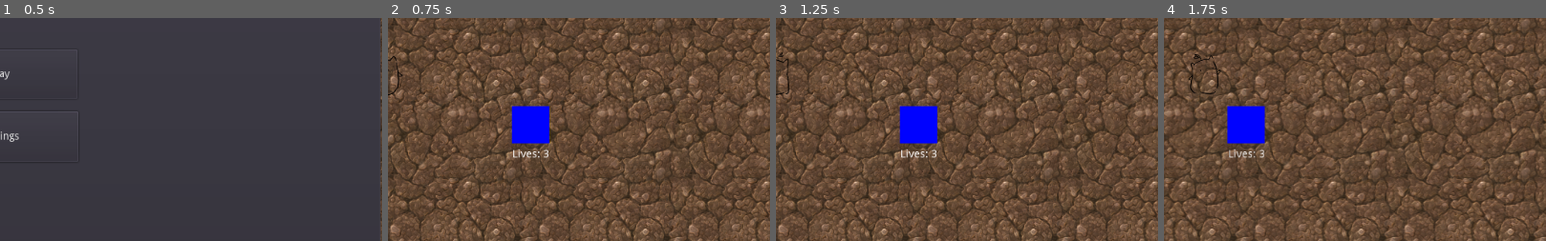
Above: before the commit, frames 1-4 (left to right).
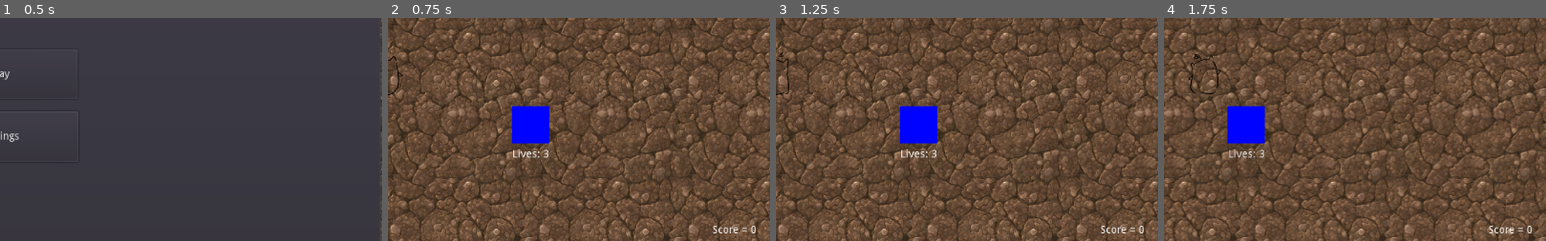
Above: after the commit, the same moments.

Repository: freejelliott/ldjam52
Game: Godot game, scene res://Game.tscn
Same seed, same stepped clock (60 frames per second), same inputs: the game is played once before the commit and once after it.
Inputs:
- Up to frame 1 (0.5 s): no input
- Up to frame 2 (0.75 s): click "Play" at 0.5 s
- Up to frame 3 (1.25 s): no input
- Up to frame 4 (1.75 s): hold D (move_right) from 1.28 s (still down)
The pictures show only the part of the screen within x 50-100%, y 37-87%; the shares and areas given below are measured in that part.

Frame 1 is identical in both runs. In frame 2, 0.2% of the frame differs, in the area x 85-97%, y 93-97%; in frame 3, 0.2%; in frame 4, 0.2%.

Commit message:
Add score UI display to game scene

Diff:
--- a/Game.tscn
+++ b/Game.tscn
@@ -14,6 +14,7 @@
 [ext_resource path="res://menus/MainMenu.tscn" type="PackedScene" id=12]
 [ext_resource path="res://menus/GameOver.tscn" type="PackedScene" id=13]
 [ext_resource path="res://bgmusic.wav" type="AudioStream" id=14]
+[ext_resource path="res://HUD/ScoreUI.tscn" type="PackedScene" id=15]
 
 [sub_resource type="ConvexPolygonShape2D" id=2]
 points = PoolVector2Array( 140, 200, 60, 200, 60, 0, 140, 0 )
@@ -259,6 +260,12 @@
 
 [node name="HealthUI" parent="PlayScreen/HUD" instance=ExtResource( 2 )]
 
+[node name="ScoreUI" parent="PlayScreen/HUD" instance=ExtResource( 15 )]
+margin_left = 947.428
+margin_top = 503.365
+margin_right = 1012.43
+margin_bottom = 518.365
+
 [node name="AudioStreamPlayer" type="AudioStreamPlayer" parent="."]
 pause_mode = 2
 stream = ExtResource( 14 )
Not shown: 1 places in Game.tscn that only renumber resources
